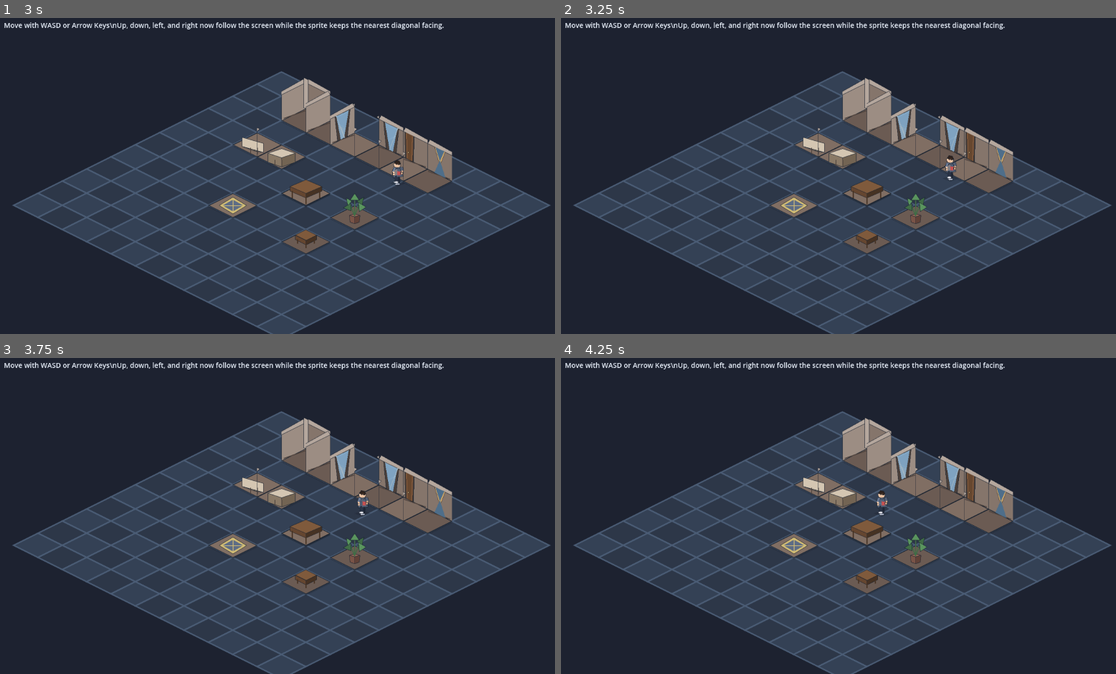
Above: before the commit, frames 1-4 (two rows, left to right).
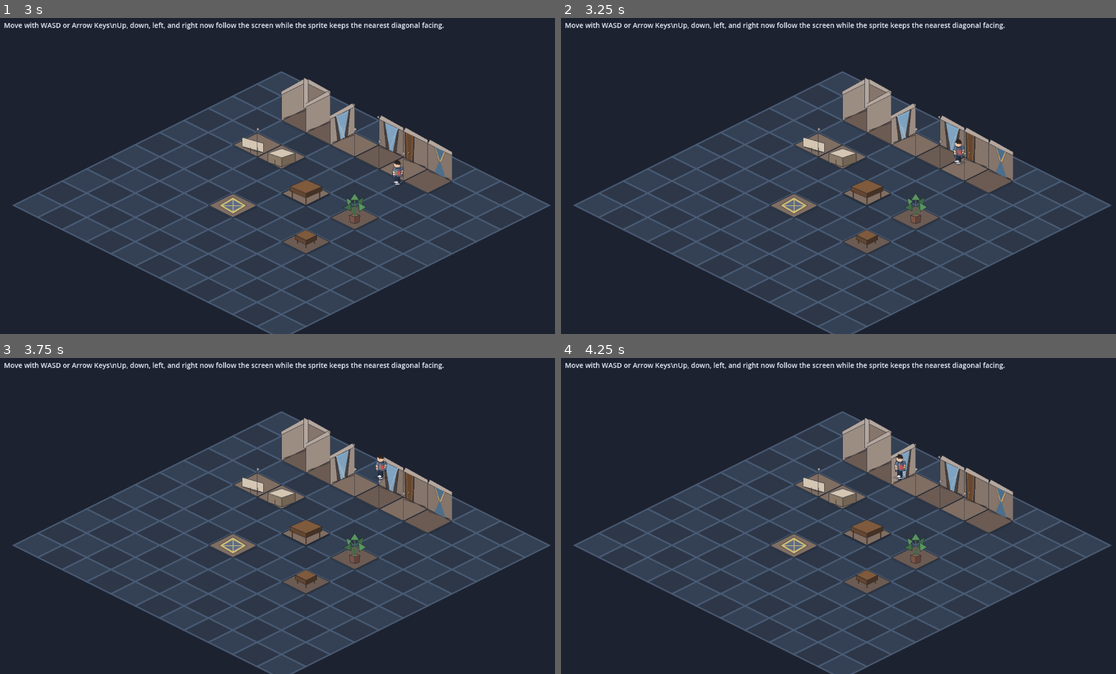
Above: after the commit, the same moments.

Repository: nagolyhprum/deaths-design
Game: Godot game, scene res://scenes/main.tscn
Two runs of this game, one before a commit and one after it. Both use one fixed random seed, a clock stepped at 60 frames per second and the inputs below.
Inputs:
- Up to frame 1 (3 s): tap Enter at 0.5 s; hold D 0.53-1.28 s; hold S 1.28-2.03 s; tap Space at 2 s; hold D 2.03-2.78 s; hold W from 2.78 s (still down)
- Up to frame 2 (3.25 s): keep holding W
- Up to frame 3 (3.75 s): release W at 3.53 s; hold A from 3.53 s (still down)
- Up to frame 4 (4.25 s): keep holding A

Frame 1 is identical in both runs. In frame 2, 0.2% of the frame differs, in the area x 69-73%, y 38-52%; in frame 3, 0.2%; in frame 4, 0.2%.

Commit message:
Remove wall tile collisions
Co-authored-by: Copilot <223556219+Copilot@users.noreply.github.com>

Diff:
--- a/scripts/test_level.gd
+++ b/scripts/test_level.gd
@@ -112,7 +112,7 @@
 		sprite.scale = Vector2.ONE * _scene_scale
 		room_decor.add_child(sprite)
 
-		if item["collision"] != "":
+		if item["collision"] != "" and item["collision"] != "wall":
 			room_collision.add_child(_build_collision_body(tile_center, tile_half_size))
 
 
Not shown, added: task-records/2026-04-22-00-12-wall-collision-removal/notes.md
Not shown, added: task-records/2026-04-22-00-12-wall-collision-removal/original-prompt.md
